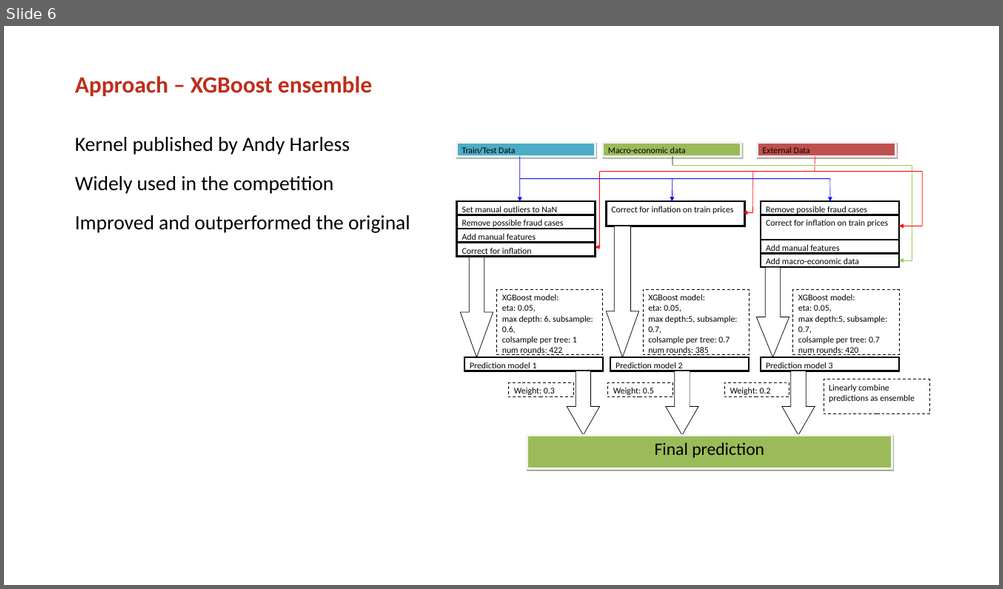
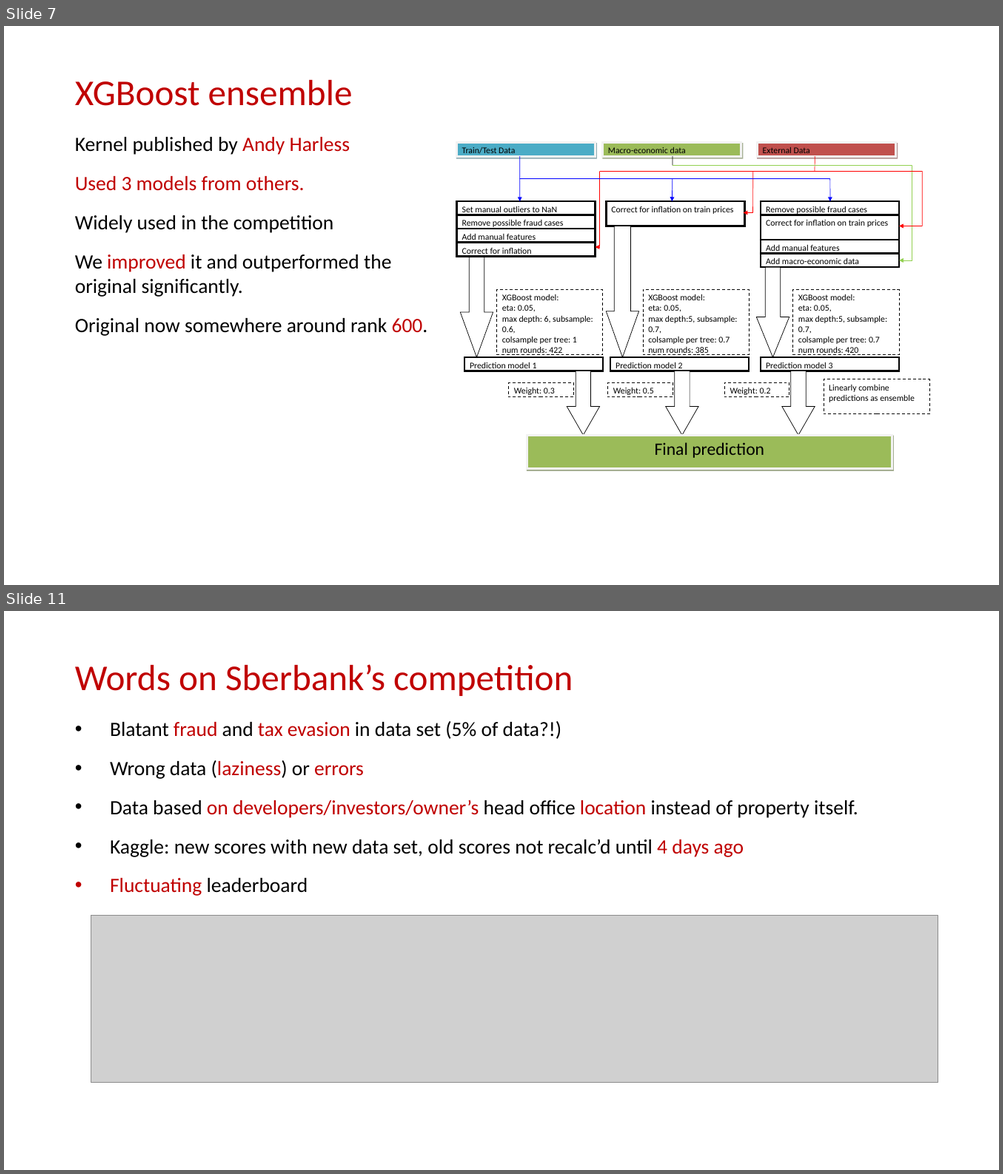
Before and after one commit to mrngm/Classified, a slide deck: presentatie/Classified_MLiP_final_presentation_2.pptx. Shown one above the other, each under a label of ours: slide 6 before the commit, slides 7 and 11 after it; the slides between them are not shown. The pictures are 1003x589 and 1003x1174 pixels, drawn with LibreOffice and Linux fonts; fonts in the diff are those of the drawing; grey boxes stand for pictures; background and template pictures are left out. Boxes give left, top, right and bottom in pixels: in the first picture for what was removed or moved away, otherwise in the second. Text is boxed around its words. In the diff, an @@ line names an element or a change of style, - is before the commit and + after.

```diff
--- a/presentatie/Classified_MLiP_final_presentation_2.pptx
+++ b/presentatie/Classified_MLiP_final_presentation_2.pptx
@@ slide 11 added at box(4, 611, 999, 1170), background picture (left out) @@
@@ title added at box(75, 664, 572, 696), 50 pt, text #C00000 @@
+Words on Sberbank’s competition
@@ text added at box(110, 721, 858, 896), 28 pt, text #000000 @@
+• Blatant fraud and tax evasion in data set (5% of data?!)
+• Wrong data (laziness) or errors
+• Data based on developers/investors/owner’s head office location instead of property itself.
+• Kaggle: new scores with new data set, old scores not recalc’d until 4 days ago
+• Fluctuating leaderboard
@@ picture added at box(91, 916, 937, 1083) @@
@@ what was slide 6 is now slide 7 @@
@@ slide 7 changed as well @@
@@ title at box(75, 80, 353, 106): text changed; size 32 to 50 pt; text colour #BE2E1A to #C00000; bold off @@
-Approach – XGBoost ensemble
+XGBoost ensemble
@@ text at box(75, 137, 350, 155): text colour #000000 to #C00000 in "Andy Harless" @@
@@ text at box(75, 176, 304, 191): paragraph added @@
+Used 3 models from others.
@@ text at box(75, 255, 428, 336): text changed @@
-Improved and outperformed the original
+We improved it and outperformed the original significantly.
+Original now somewhere around rank 600.
```
Also in this commit, not shown: 5 other slides changed, 7 other slides added, 5 slides removed, 1 other file.
